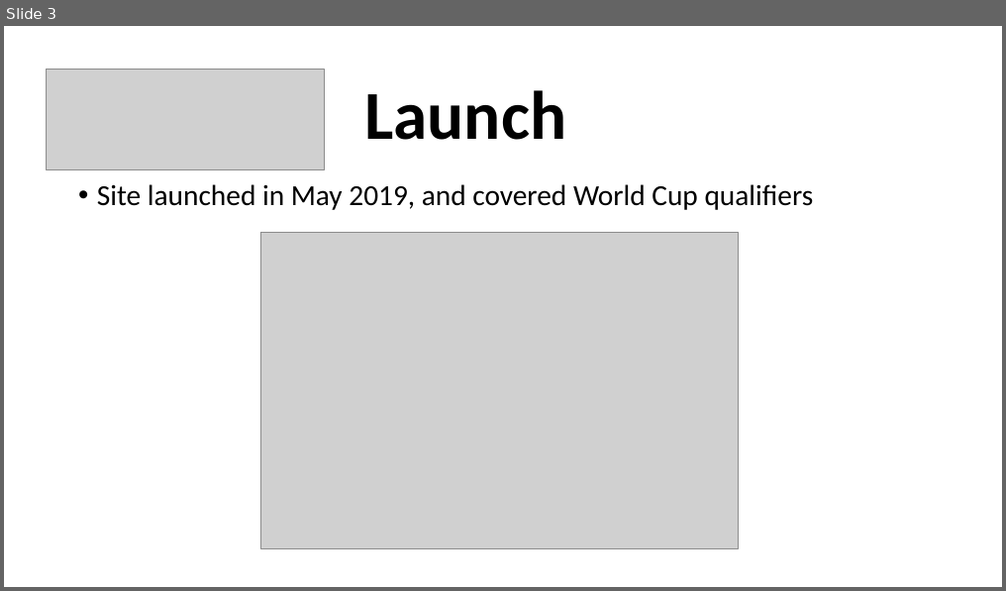
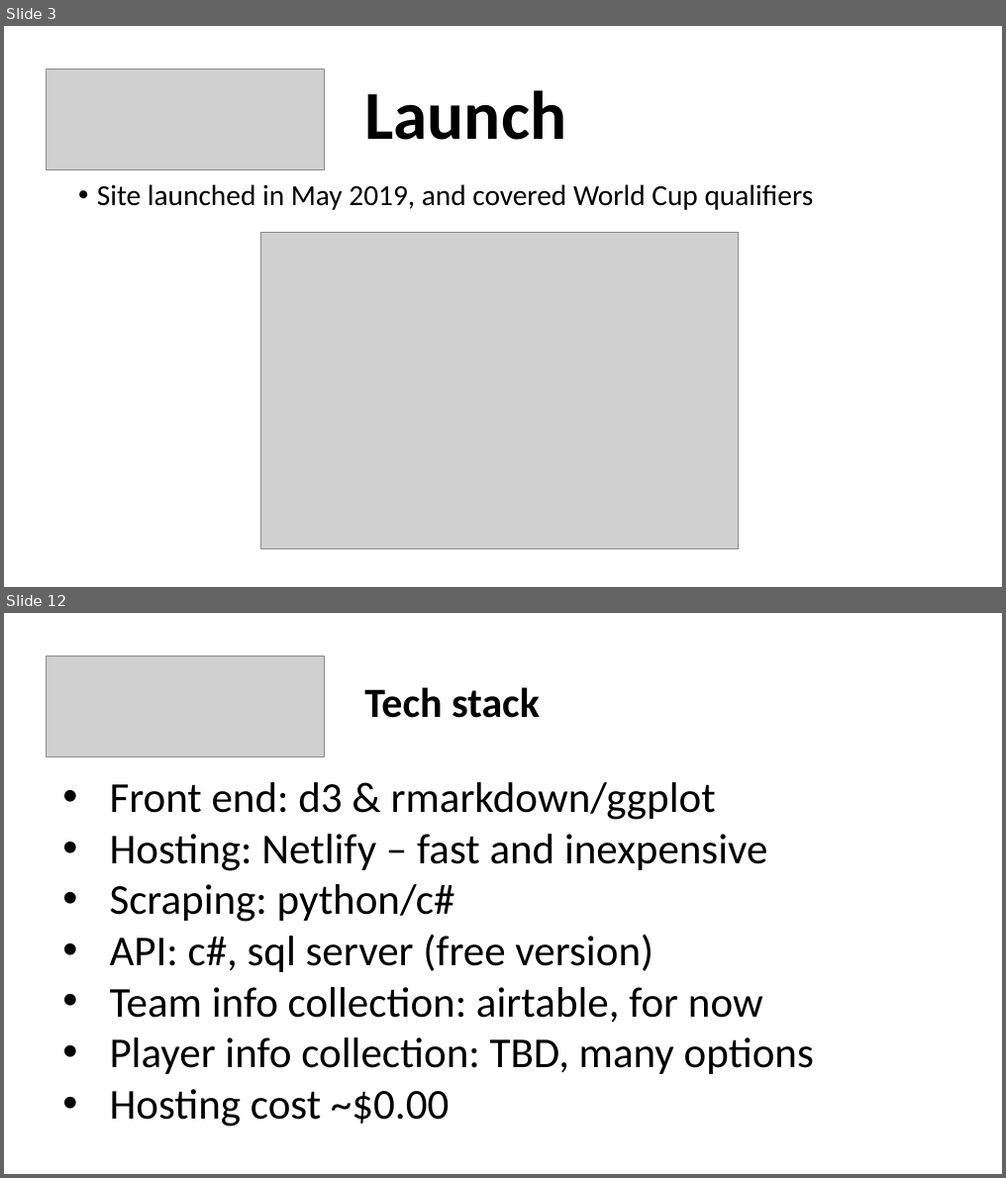
Before and after one commit to smckissock/fortnite, a slide deck: doc/Fortnite Ping Tiny Seed 2019-12-02.pptx. Shown one above the other, each under a label of ours: slide 3 before the commit, slides 3 and 12 after it; the slides between them are not shown. The pictures are 1006x591 and 1006x1178 pixels, drawn with LibreOffice and Linux fonts; fonts in the diff are those of the drawing; grey boxes stand for pictures. Boxes give left, top, right and bottom in pixels: in the first picture for what was removed or moved away, otherwise in the second. Text is boxed around its words. In the diff, an @@ line names an element or a change of style, - is before the commit and + after.

```diff
--- a/doc/Fortnite Ping Tiny Seed 2019-12-02.pptx
+++ b/doc/Fortnite Ping Tiny Seed 2019-12-02.pptx
@@ slide 12 added at bbox=[4, 613, 1002, 1174], background #FFFFFF @@
@@ picture added at bbox=[46, 656, 324, 757] @@
@@ title added at bbox=[364, 687, 540, 718], 40 pt, text #000000, bold @@
+Tech stack
@@ text added at bbox=[110, 782, 814, 1127], 41 pt, text #000000 @@
+• Front end: d3 & rmarkdown/ggplot
+• Hosting: Netlify – fast and inexpensive
+• Scraping: python/c#
+• API: c#, sql server (free version)
+• Team info collection: airtable, for now
+• Player info collection: TBD, many options
+• Hosting cost ~$0.00
```
Also in this commit, not shown: 5 slides changed, 8 other slides added, 2 slides removed, 2 other files.
